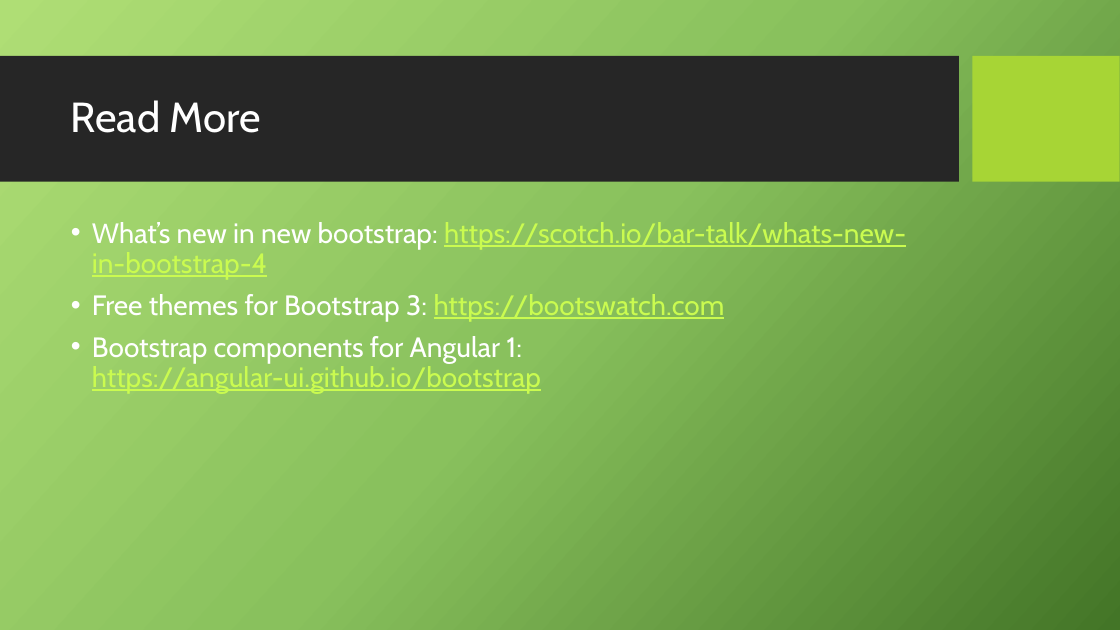
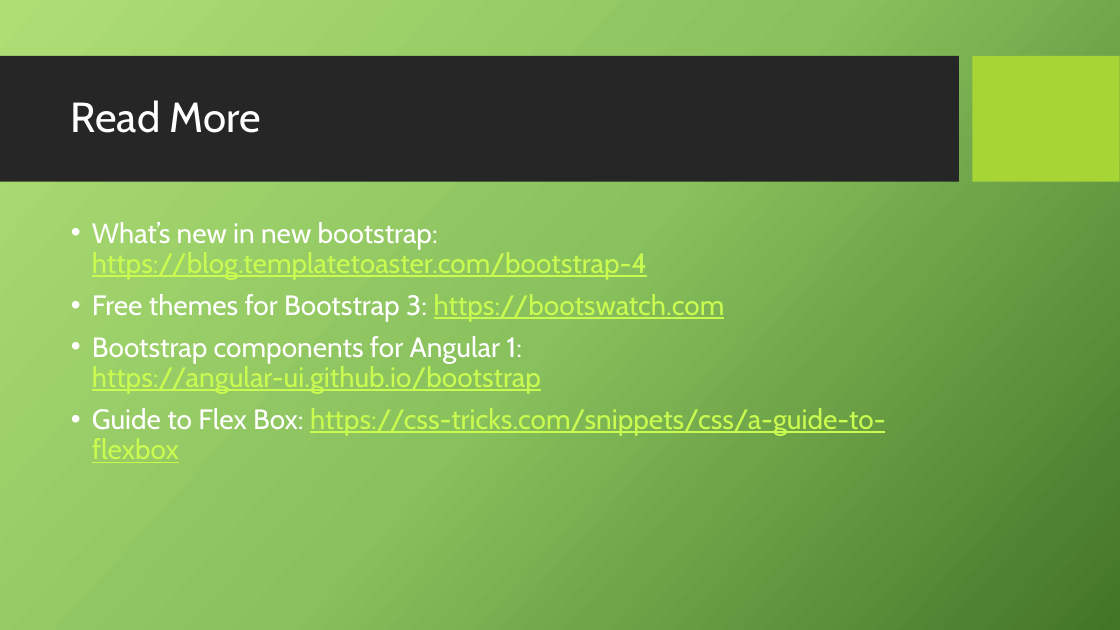
Before and after one commit to Mishurin/frontend-examples, a slide deck: slide 7 of bootstrap/Bootstrap.pptx (slide 5 before the commit). Drawn at 1120x630 pixels with LibreOffice and Linux fonts; fonts in the diff are those of the drawing; background and template pictures are left out. Boxes give left, top, right and bottom in pixels: in the first picture for what was removed or moved away, otherwise in the second. Text is boxed around its words. In the diff, an @@ line names an element or a change of style, - is before the commit and + after.

```diff
--- a/bootstrap/Bootstrap.pptx
+++ b/bootstrap/Bootstrap.pptx
@@ text at [92,222,647,279]: text changed @@
-• What’s new in new bootstrap: https://scotch.io/bar-talk/whats-new-in-bootstrap-4
+• What’s new in new bootstrap: https://blog.templatetoaster.com/bootstrap-4
@@ text at [92,408,886,463]: paragraph added @@
+• Guide to Flex Box: https://css-tricks.com/snippets/css/a-guide-to-flexbox
```
Also in this commit, not shown: 2 other slides changed, 2 slides added, 12 other files.
